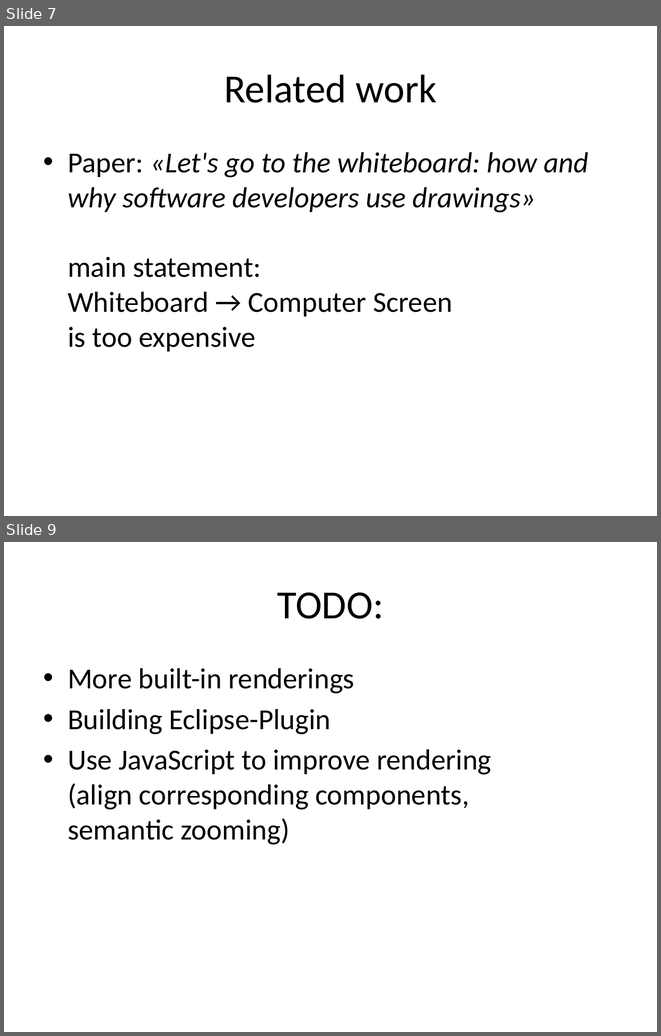
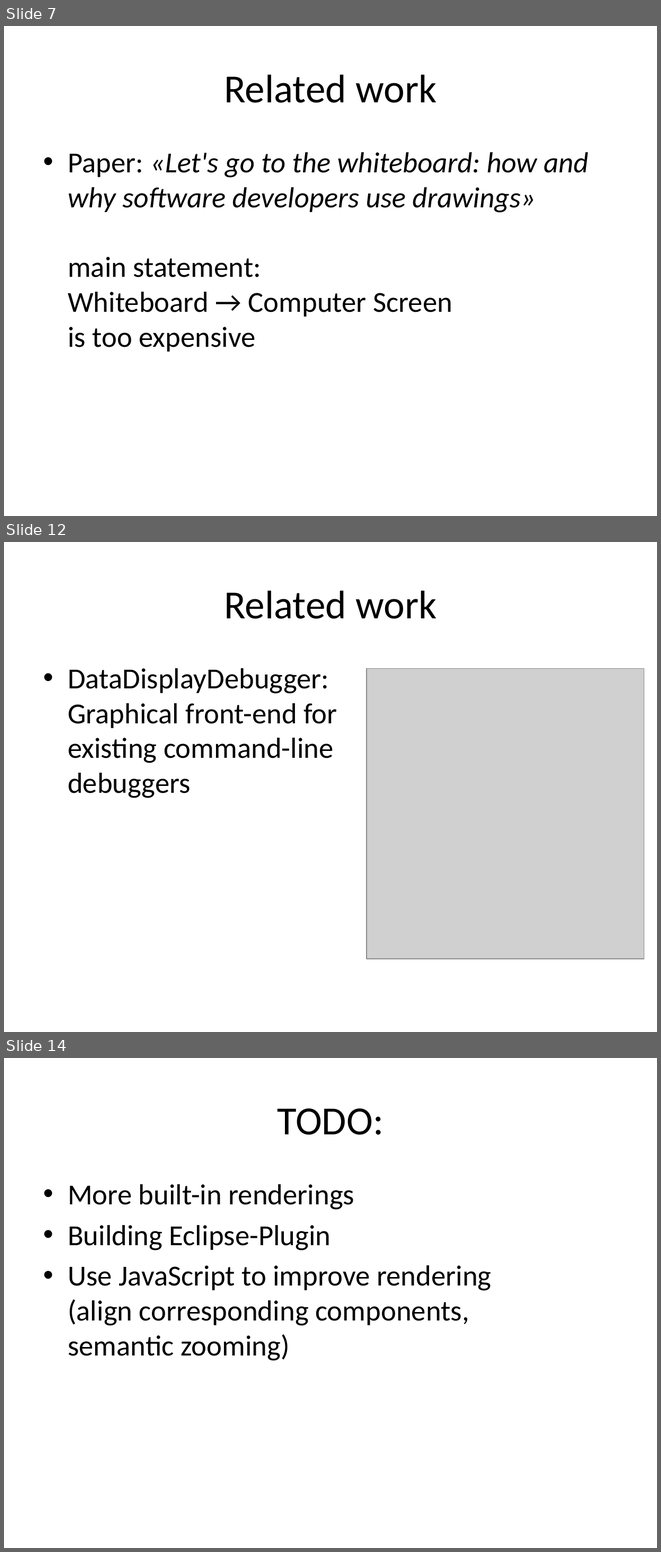
Before and after one commit to CedricReichenbach/DoodleDebug, a slide deck: presentations/Demo DoodleDebug Jan-2011.pptx. Shown one above the other, each under a label of ours: slides 7 and 9 before the commit, slides 7, 12 and 14 after it; the slides between them are not shown. The pictures are 661x1036 and 661x1552 pixels, drawn with LibreOffice and Linux fonts; fonts in the diff are those of the drawing; grey boxes stand for pictures. Boxes give left, top, right and bottom in pixels: in the first picture for what was removed or moved away, otherwise in the second. Text is boxed around its words. In the diff, an @@ line names an element or a change of style, - is before the commit and + after.

```diff
--- a/presentations/Demo DoodleDebug Jan-2011.pptx
+++ b/presentations/Demo DoodleDebug Jan-2011.pptx
@@ slide 12 added at (4,542,657,1032), background #FFFFFF @@
@@ title added at (224,590,436,619), 44 pt, text #000000 @@
+Related work
@@ text added at (68,668,337,798), 32 pt, text #000000 @@
+• DataDisplayDebugger: Graphical front-end for existing command-line debuggers
@@ picture added at (367,669,644,959) @@
@@ what was slide 9 is now slide 14 @@
```
Also in this commit, not shown: 1 slide changed, 6 other slides added, 2 slides removed, 4 other files.
